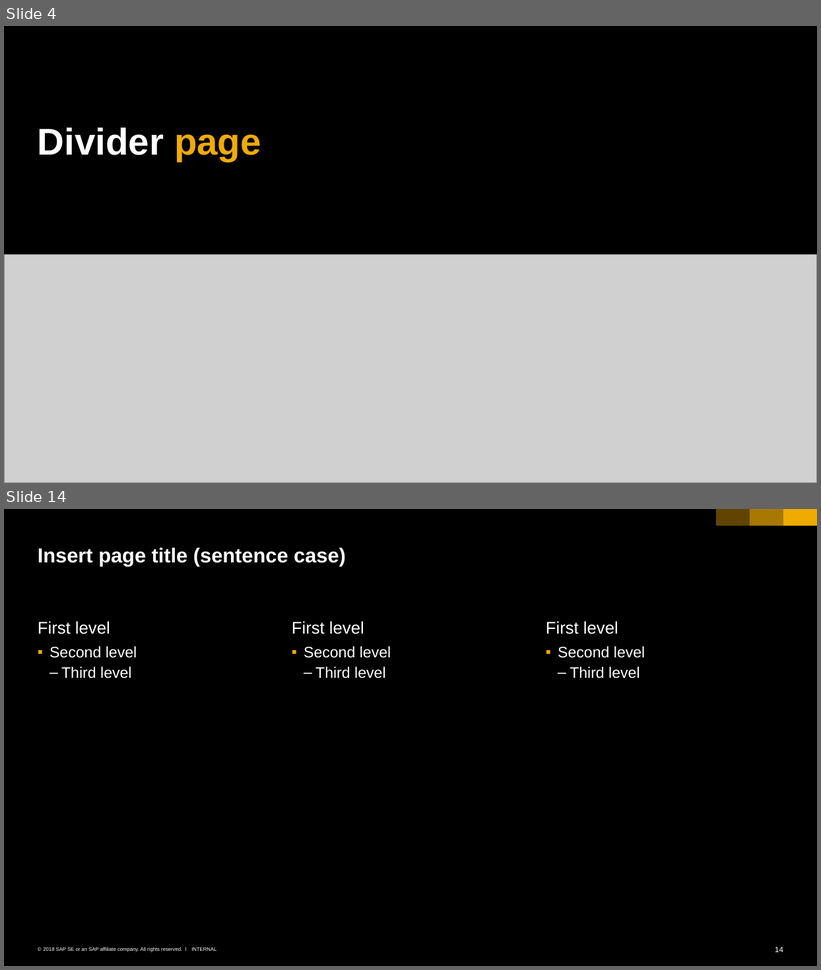
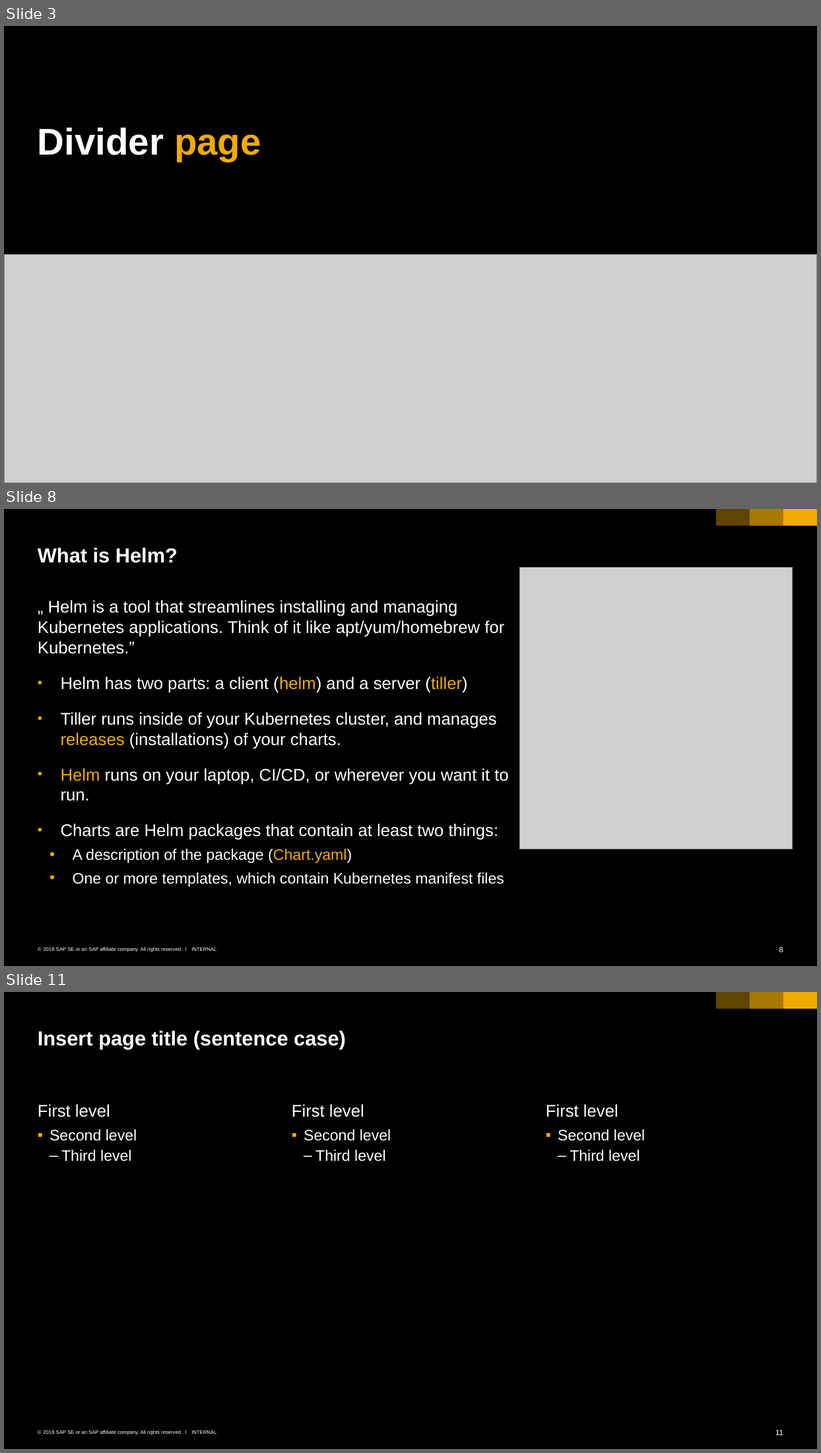
Before and after one commit to HackYourCareer/201805_HYC-devops-community_chapter2, a slide deck: presentation/dc_c2.pptx. Shown one above the other, each under a label of ours: slides 4 and 14 before the commit, slides 3, 8 and 11 after it; the slides between them are not shown. The pictures are 821x970 and 821x1453 pixels, drawn with LibreOffice and Linux fonts; fonts in the diff are those of the drawing; grey boxes stand for pictures. Boxes give left, top, right and bottom in pixels: in the first picture for what was removed or moved away, otherwise in the second. Text is boxed around its words. In the diff, an @@ line names an element or a change of style, - is before the commit and + after.

Commit message:
Create charts for deployments, adding helm presentation parts

```diff
--- a/presentation/dc_c2.pptx
+++ b/presentation/dc_c2.pptx
@@ slide 8 added at <box>4,509,817,966</box>, background #000000; not listed: 6 template elements that a slide beside it also shows @@
@@ title added at <box>38,547,178,563</box>, 24 pt, text #FFFFFF, bold @@
+What is Helm?
@@ picture added at <box>519,568,793,849</box> @@
@@ text added at <box>38,600,508,887</box>, 20 pt, text #FFFFFF @@
+„ Helm is a tool that streamlines installing and managing Kubernetes applications. Think of it like apt/yum/homebrew for Kubernetes.”
+• Helm has two parts: a client (helm) and a server (tiller)
+• Tiller runs inside of your Kubernetes cluster, and manages releases (installations) of your charts.
+• Helm runs on your laptop, CI/CD, or wherever you want it to run.
+• Charts are Helm packages that contain at least two things:
+  • A description of the package (Chart.yaml)
+  • One or more templates, which contain Kubernetes manifest files
@@ what was slide 4 is now slide 3 @@
@@ what was slide 14 is now slide 11 @@
@@ page number at <box>776,1430,783,1436</box>: text changed @@
-14
+11
```
Also in this commit, not shown: 1 slide changed, 5 other slides added, 9 slides removed, 17 other files.
